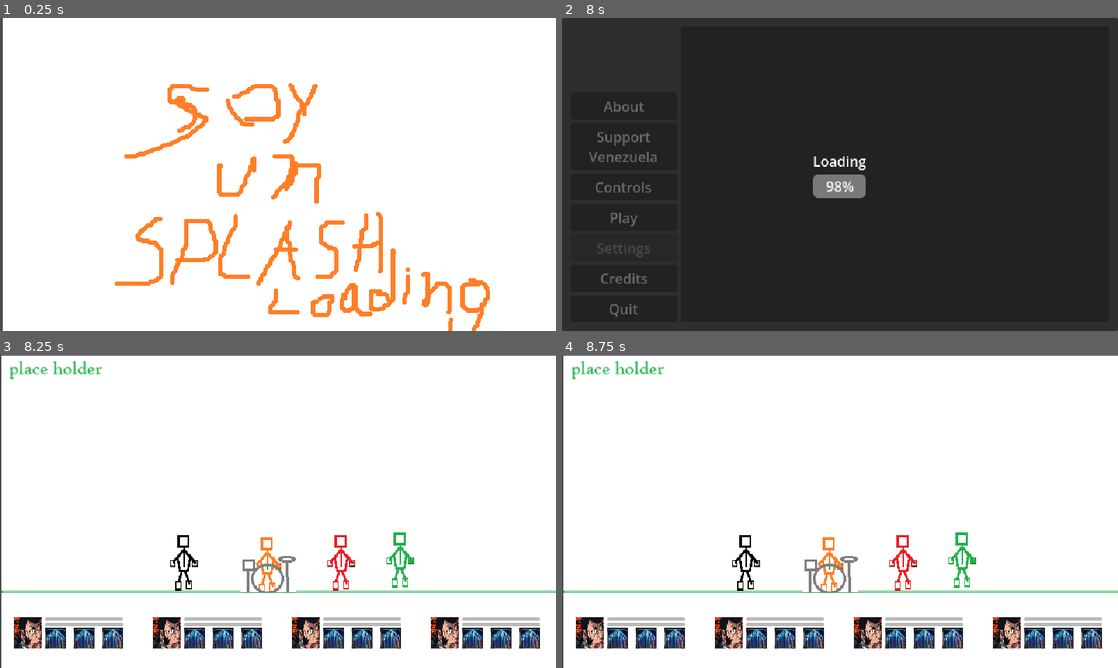
Above: before the commit, frames 1-4 (two rows, left to right).
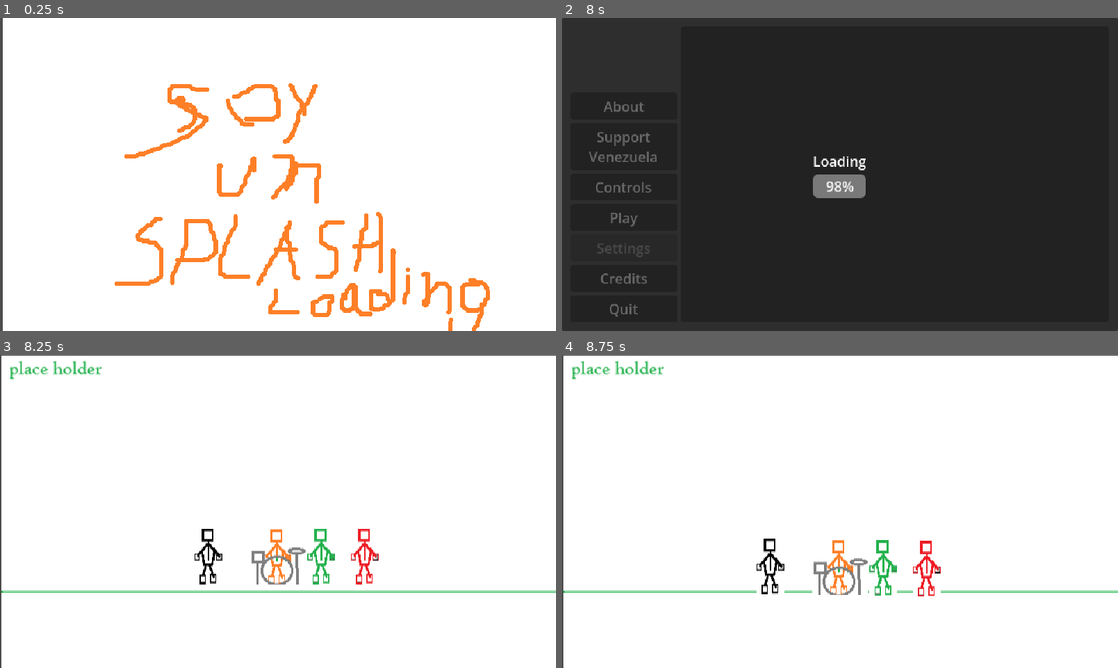
Above: after the commit, the same moments.

Repository: kevinesaa/juntos-game-jam
Game: Godot game, scene res://splash-screen/splash-screen.tscn
Same seed, same stepped clock (60 frames per second), same inputs: the game is played once before the commit and once after it.
Inputs:
- Up to frame 1 (0.25 s): no input
- Up to frame 2 (8 s): tap Enter at 0.5, 2, 3.5 s; tap E (next_character) every 1.5 s from 0.6 to 5.1 s; tap Space at 1.25, 2.75, 4.25 s; tap Q (previus_character) at 1.35, 2.85, 4.35 s; click "Play" at 5.75 s; click "Play" at 6.5 s; click "Support Venezuela" at 7.25 s
- Up to frame 3 (8.25 s): click "Support Venezuela" at 8 s
- Up to frame 4 (8.75 s): no input

Frames 1-2 are identical in both runs. In frame 3, 8.8% of the frame differs, in the area x 2-98%, y 55-94%; in frame 4, 8.8%, in the area x 2-98%, y 56-94%.

Commit message:
feat: basics physis

Diff:
--- a/level-jam/level-jam.tscn
+++ b/level-jam/level-jam.tscn
@@ -9,6 +9,21 @@
 [ext_resource type="Texture2D" uid="uid://cln65aqyty84m" path="res://art-visuals/player1.png" id="5_oestl"]
 [ext_resource type="Texture2D" uid="uid://cvahwba2xh1u" path="res://art-visuals/player3.png" id="5_qq2pt"]
 [ext_resource type="Texture2D" uid="uid://clw1kaql6m8qs" path="res://art-visuals/player4.png" id="6_oestl"]
+
+[sub_resource type="RectangleShape2D" id="RectangleShape2D_nr37e"]
+size = Vector2(14, 56)
+
+[sub_resource type="RectangleShape2D" id="RectangleShape2D_6g1t1"]
+size = Vector2(14, 54)
+
+[sub_resource type="RectangleShape2D" id="RectangleShape2D_sobt1"]
+size = Vector2(11, 53)
+
+[sub_resource type="RectangleShape2D" id="RectangleShape2D_viwgl"]
+size = Vector2(43, 57)
+
+[sub_resource type="RectangleShape2D" id="RectangleShape2D_cw4k4"]
+size = Vector2(655, 20)
 
 [node name="LevelJam" type="Node2D" unique_id=917062658]
 script = ExtResource("1_dgymi")
@@ -23,34 +38,72 @@
 script = ExtResource("3_xy2ov")
 
 [node name="player1_Node2D" type="Node2D" parent="gameNode/playerController_Node" unique_id=271839000]
+position = Vector2(240, 230)
 script = ExtResource("4_qq2pt")
 
-[node name="Player" type="Sprite2D" parent="gameNode/playerController_Node/player1_Node2D" unique_id=593470189]
-position = Vector2(212, 239)
+[node name="RigidBody2D" type="RigidBody2D" parent="gameNode/playerController_Node/player1_Node2D" unique_id=914589422]
+lock_rotation = true
+
+[node name="player_SpriteRender" type="Sprite2D" parent="gameNode/playerController_Node/player1_Node2D/RigidBody2D" unique_id=593470189]
 texture = ExtResource("5_oestl")
 
+[node name="player1_CollisionShape2D" type="CollisionShape2D" parent="gameNode/playerController_Node/player1_Node2D/RigidBody2D" unique_id=1112553368]
+position = Vector2(0, 4)
+shape = SubResource("RectangleShape2D_nr37e")
+
 [node name="player2_Node2D" type="Node2D" parent="gameNode/playerController_Node" unique_id=1958795324]
+position = Vector2(420, 230)
 script = ExtResource("4_qq2pt")
 
-[node name="Player" type="Sprite2D" parent="gameNode/playerController_Node/player2_Node2D" unique_id=1949557825]
-position = Vector2(393, 239)
+[node name="RigidBody2D" type="RigidBody2D" parent="gameNode/playerController_Node/player2_Node2D" unique_id=1238938278]
+lock_rotation = true
+
+[node name="player_SpriteRender" type="Sprite2D" parent="gameNode/playerController_Node/player2_Node2D/RigidBody2D" unique_id=1949557825]
 texture = ExtResource("4_xy2ov")
 
+[node name="CollisionShape2D" type="CollisionShape2D" parent="gameNode/playerController_Node/player2_Node2D/RigidBody2D" unique_id=372874980]
+position = Vector2(-1, 2)
+shape = SubResource("RectangleShape2D_6g1t1")
+
 [node name="player3_Node2D" type="Node2D" parent="gameNode/playerController_Node" unique_id=350844624]
+position = Vector2(370, 230)
 script = ExtResource("4_qq2pt")
 
-[node name="Player" type="Sprite2D" parent="gameNode/playerController_Node/player3_Node2D" unique_id=1354094665]
-position = Vector2(461, 236)
+[node name="RigidBody2D" type="RigidBody2D" parent="gameNode/playerController_Node/player3_Node2D" unique_id=1989681169]
+lock_rotation = true
+
+[node name="player_SpriteRender" type="Sprite2D" parent="gameNode/playerController_Node/player3_Node2D/RigidBody2D" unique_id=1354094665]
 texture = ExtResource("5_qq2pt")
 
+[node name="CollisionShape2D" type="CollisionShape2D" parent="gameNode/playerController_Node/player3_Node2D/RigidBody2D" unique_id=120226561]
+position = Vector2(0.5, 3.5)
+shape = SubResource("RectangleShape2D_sobt1")
+
 [node name="player4_Node2D" type="Node2D" parent="gameNode/playerController_Node" unique_id=355279349]
+position = Vector2(320, 230)
 script = ExtResource("4_qq2pt")
 
-[node name="Player" type="Sprite2D" parent="gameNode/playerController_Node/player4_Node2D" unique_id=1558608659]
-position = Vector2(309, 241)
+[node name="RigidBody2D" type="RigidBody2D" parent="gameNode/playerController_Node/player4_Node2D" unique_id=2025463017]
+lock_rotation = true
+
+[node name="player_SpriteRender" type="Sprite2D" parent="gameNode/playerController_Node/player4_Node2D/RigidBody2D" unique_id=1558608659]
 texture = ExtResource("6_oestl")
 
+[node name="player4_CollisionShape2D" type="CollisionShape2D" parent="gameNode/playerController_Node/player4_Node2D/RigidBody2D" unique_id=2002224309]
+position = Vector2(-1.5, 2.5)
+shape = SubResource("RectangleShape2D_viwgl")
+
+[node name="ground_Node2D" type="Node2D" parent="gameNode" unique_id=39951809]
+position = Vector2(320, 285)
+
+[node name="StaticBody2D" type="StaticBody2D" parent="gameNode/ground_Node2D" unique_id=1745784022]
+
+[node name="CollisionShape2D" type="CollisionShape2D" parent="gameNode/ground_Node2D/StaticBody2D" unique_id=1764556378]
+position = Vector2(-0.5, 0)
+shape = SubResource("RectangleShape2D_cw4k4")
+
 [node name="CanvasLayer" type="CanvasLayer" parent="." unique_id=1630577108]
+visible = false
 
 [node name="MarginContainer" type="MarginContainer" parent="CanvasLayer" unique_id=517873449]
 anchors_preset = 15
--- a/player-controller/CharacterController.gd
+++ b/player-controller/CharacterController.gd
@@ -1,2 +1,5 @@
 class_name CharacterController
 extends Node
+
+
+@export var speed:float
--- a/player-controller/PlayerController.gd
+++ b/player-controller/PlayerController.gd
@@ -36,12 +36,10 @@
 	if(self.currentSelectedIndex < 0):
 		self.currentSelectedIndex = self.characters.size() - 1
 
-	print(self.currentSelectedIndex)
+
 
 func _nextCharacter() -> void:
 	self.currentSelectedIndex = self.currentSelectedIndex + 1
 	var maxIndex:int = characters.size() - 1
 	if(self.currentSelectedIndex > maxIndex):
 		self.currentSelectedIndex = 0
-
-	print(self.currentSelectedIndex)
